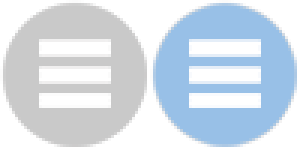
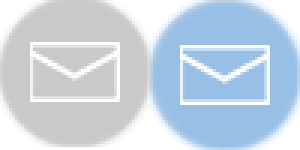
Before/after of a 300px x 150px layered artwork. What changed in the layer stack:
added layer "Layer 4" above "Layer 3" over box(150, 0, 300, 150)
added layer "Layer 3" above "Layer 2" over box(0, 0, 150, 147)
hid "Layer 2" over box(0, 0, 147, 147)
hid "Layer 1" over box(150, 0, 297, 147)
